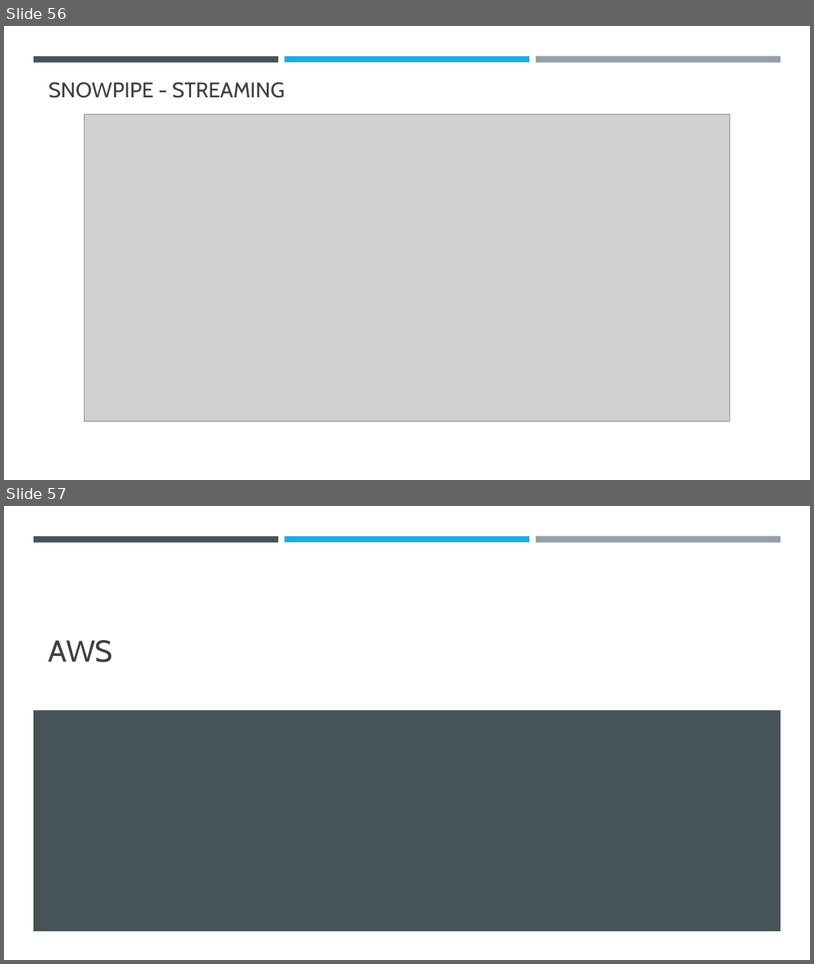
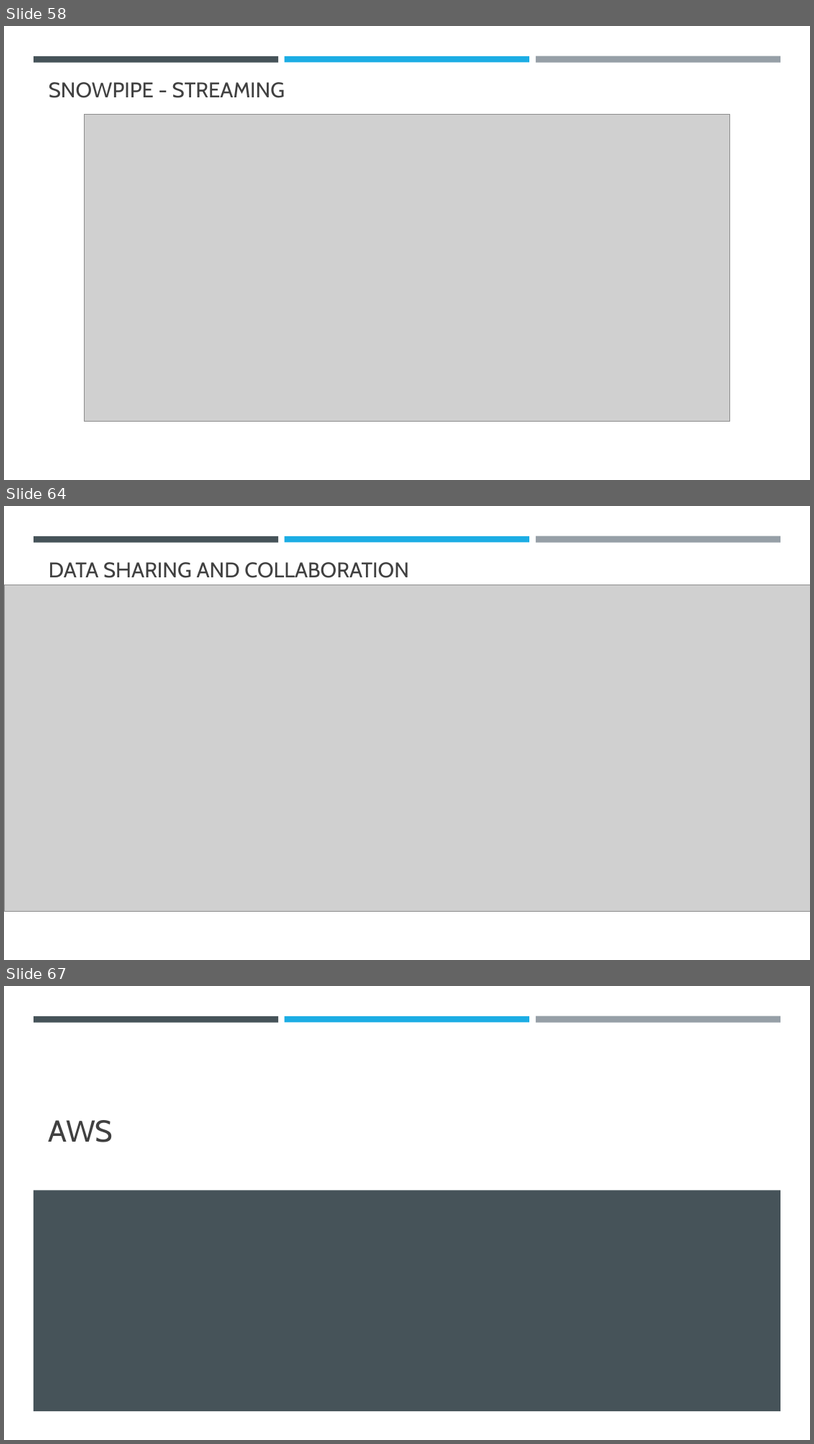
Before and after one commit to umeshmahajan/azure-brainworks2023, a slide deck: docs/Azure-Snowflake.pptx. Shown one above the other, each under a label of ours: slides 56 and 57 before the commit, slides 58, 64 and 67 after it; the slides between them are not shown. The pictures are 814x964 and 814x1444 pixels, drawn with LibreOffice and Linux fonts; fonts in the diff are those of the drawing; grey boxes stand for pictures. Boxes give left, top, right and bottom in pixels: in the first picture for what was removed or moved away, otherwise in the second. Text is boxed around its words. In the diff, an @@ line names an element or a change of style, - is before the commit and + after.

```diff
--- a/docs/Azure-Snowflake.pptx
+++ b/docs/Azure-Snowflake.pptx
@@ slide 64 added at (x1=4, y1=506, x2=810, y2=960), background #FFFFFF; not listed: 3 template elements that a slide beside it also shows @@
@@ title added at (x1=49, y1=562, x2=409, y2=578), 25.2 pt, text #404040 @@
+DATA SHARING AND COLLABORATION
@@ picture added at (x1=4, y1=585, x2=810, y2=911) @@
@@ what was slide 56 is now slide 58 @@
@@ what was slide 57 is now slide 67 @@
```
Also in this commit, not shown: 2 slides changed, 9 other slides added, 3 other files.
